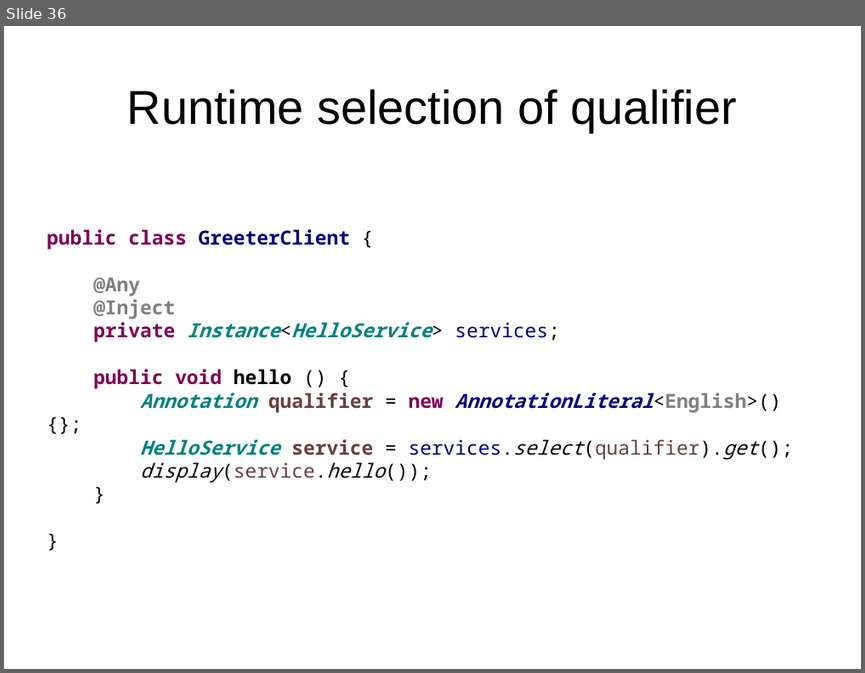
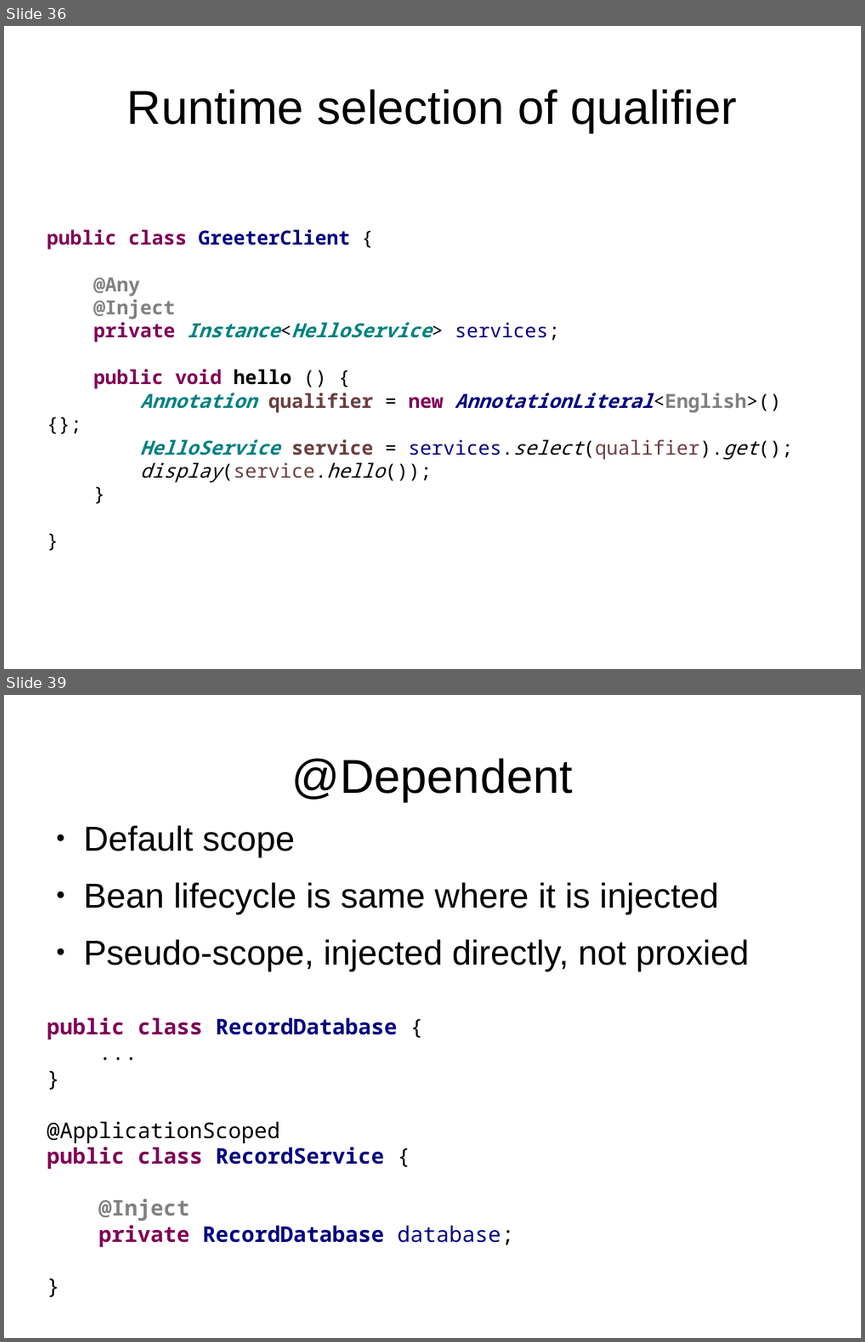
Before and after one commit to FrigoCoder/CDI, a slide deck: CDI.odp. Shown one above the other, each under a label of ours: slide 36 before the commit, slides 36 and 39 after it; the slides between them are not shown. The pictures are 865x673 and 865x1342 pixels, drawn with LibreOffice and Linux fonts; fonts in the diff are those of the drawing. Boxes give left, top, right and bottom in pixels: in the first picture for what was removed or moved away, otherwise in the second. Text is boxed around its words. In the diff, an @@ line names an element or a change of style, - is before the commit and + after.

```diff
--- a/CDI.odp
+++ b/CDI.odp
@@ slide 39 added at bbox=[4, 695, 861, 1338], background #FFFFFF @@
@@ title added at bbox=[292, 758, 573, 801], 44 pt, text #000000 @@
+@Dependent
@@ text added at bbox=[46, 825, 749, 1247], 20 pt, text #000000 @@
+● Default scope
+● Bean lifecycle is same where it is injected
+● Pseudo-scope, injected directly, not proxied
+public class RecordDatabase {
+...
+}
+@ApplicationScoped
+public class RecordService {
+@Inject
+private RecordDatabase database;
+}
```
Also in this commit, not shown: 11 slides changed, 9 other slides added, 9 other files.
